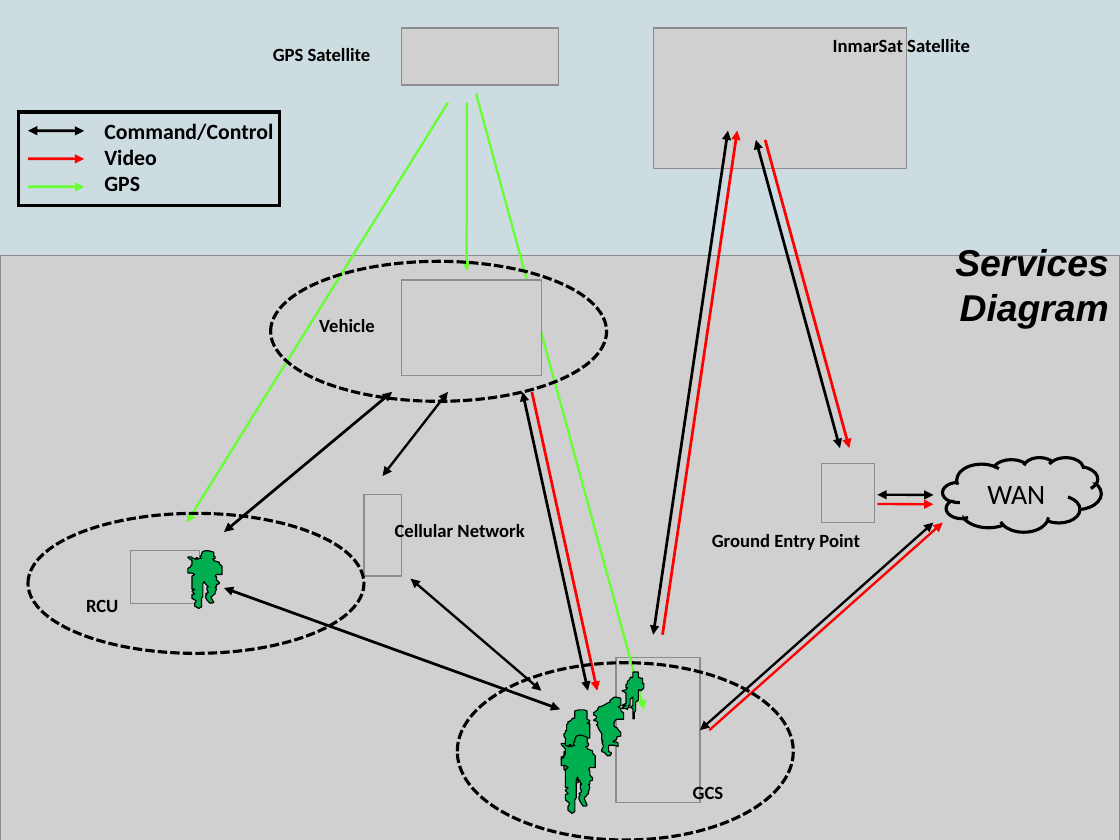
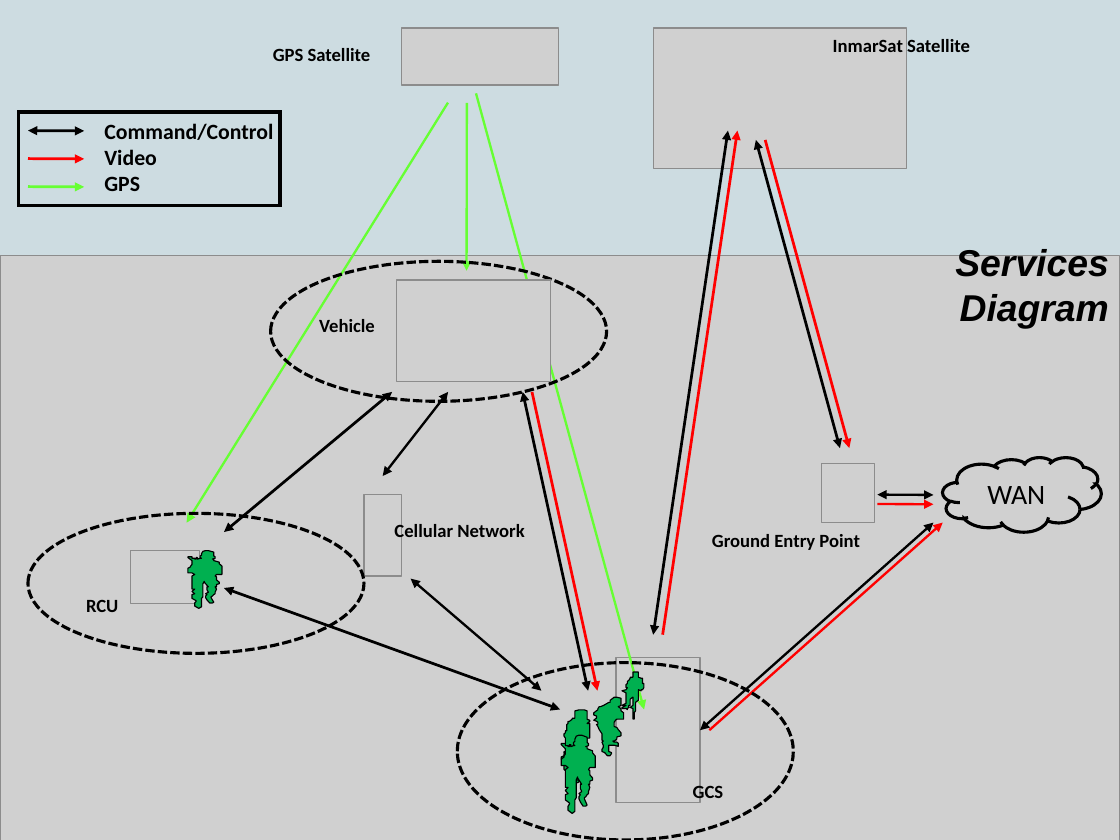
Before and after one commit to mwelling/robot-chopper, a slide deck: slide 2 of Documentation/CommDiagram.ppt. Drawn at 1120x840 pixels with LibreOffice and Linux fonts; fonts in the diff are those of the drawing; grey boxes stand for pictures. Boxes give left, top, right and bottom in pixels: in the first picture for what was removed or moved away, otherwise in the second. Text is boxed around its words. In the diff, an @@ line names an element or a change of style, - is before the commit and + after.

```diff
--- a/Documentation/CommDiagram.ppt
+++ b/Documentation/CommDiagram.ppt
@@ picture: place and size @@
-picture at [401, 280, 541, 375]
+picture at [396, 280, 551, 381]
@@ outline redrawn in 3 elements at [592, 698, 624, 757], [560, 710, 590, 784], [187, 551, 223, 609] @@
```
Also in this commit, not shown: 1 other slide changed, 54 other files.
